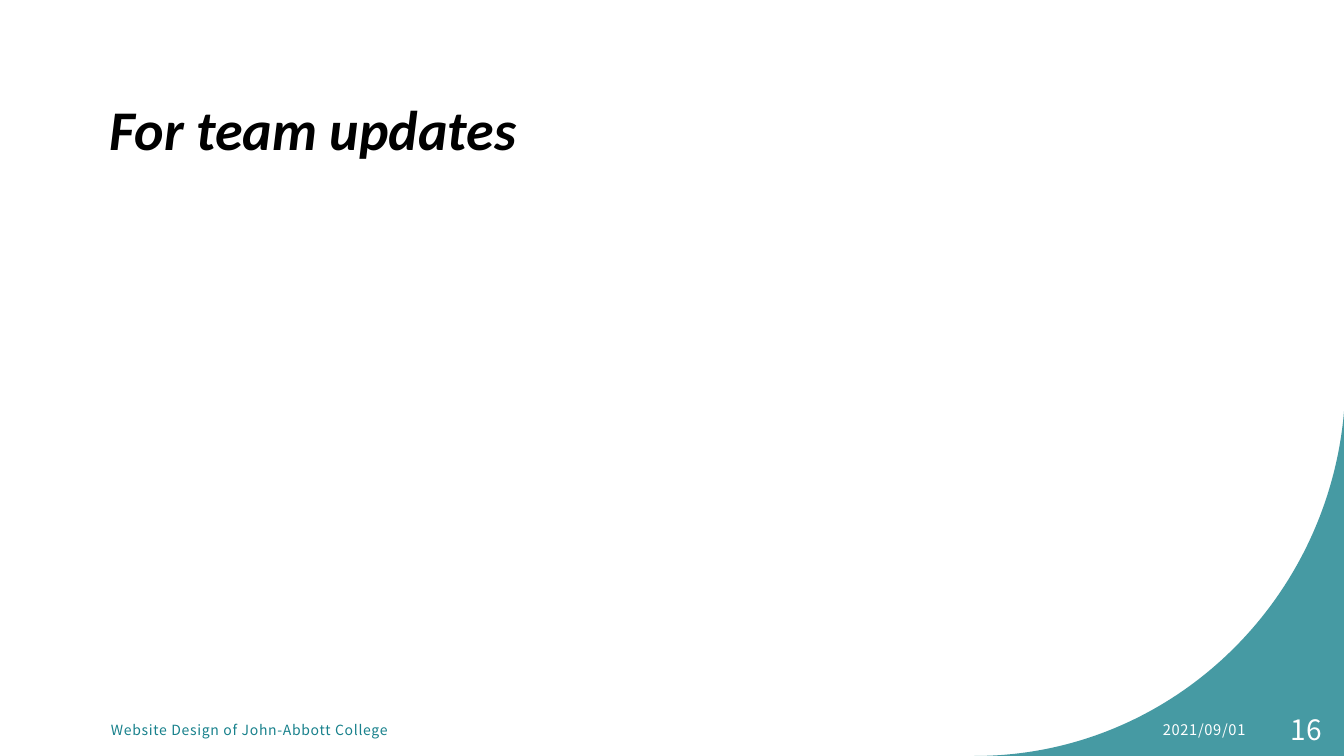
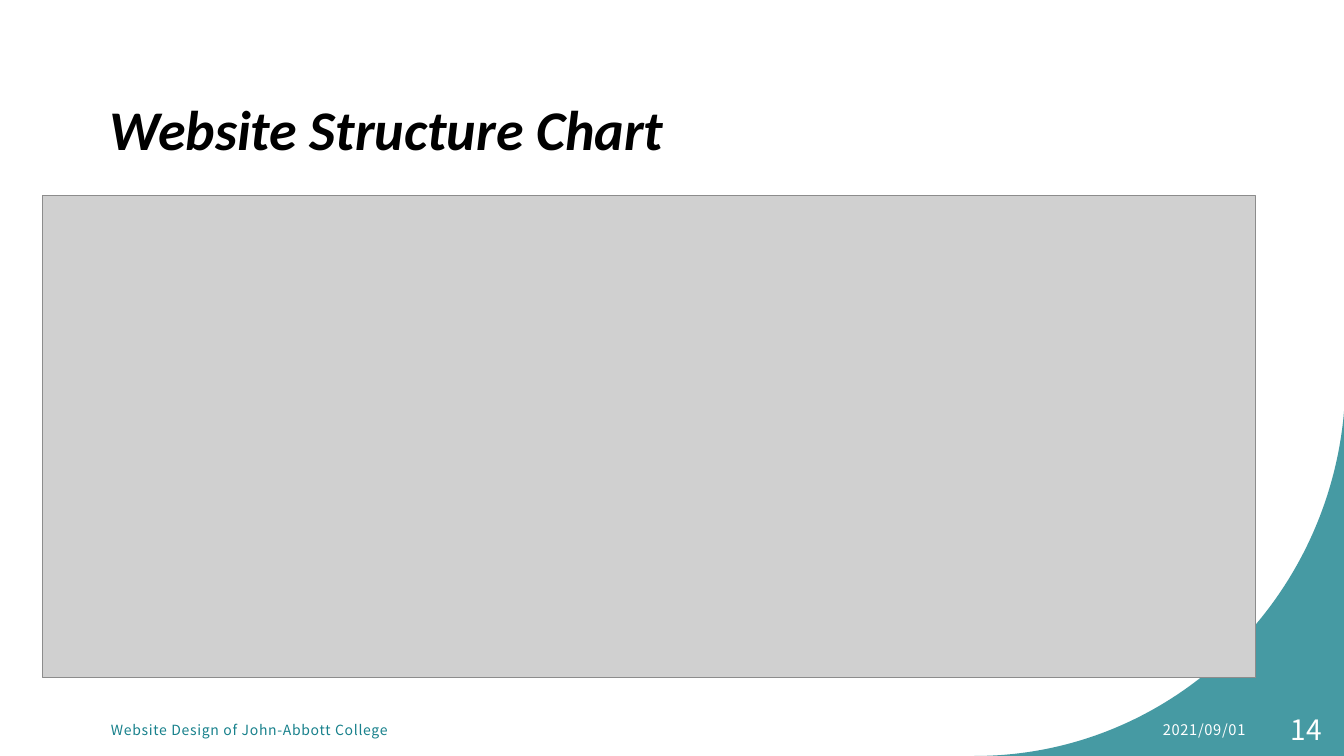
Before and after one commit to MikentGuo/Project_Tour, a slide deck: slide 14 of docs/Website Design for tourist attraction.pptx (slide 16 before the commit). Drawn at 1344x756 pixels with LibreOffice and Linux fonts; fonts in the diff are those of the drawing; grey boxes stand for pictures. Boxes give left, top, right and bottom in pixels: in the first picture for what was removed or moved away, otherwise in the second. Text is boxed around its words. In the diff, an @@ line names an element or a change of style, - is before the commit and + after.

```diff
--- a/docs/Website Design for tourist attraction.pptx
+++ b/docs/Website Design for tourist attraction.pptx
@@ title at [110, 110, 663, 151]: text changed @@
-For team updates
+Website Structure Chart
@@ picture added at [43, 196, 1256, 678] @@
@@ page number at [1291, 719, 1322, 740]: text changed @@
-16
+14
```
Also in this commit, not shown: 3 other slides changed, 1 slide added.
